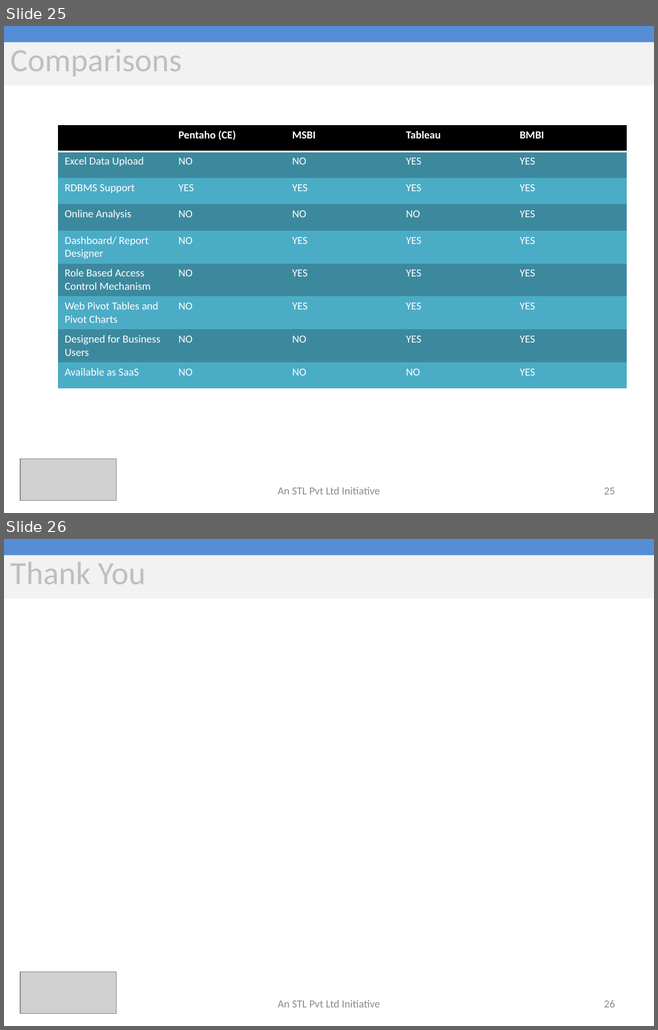
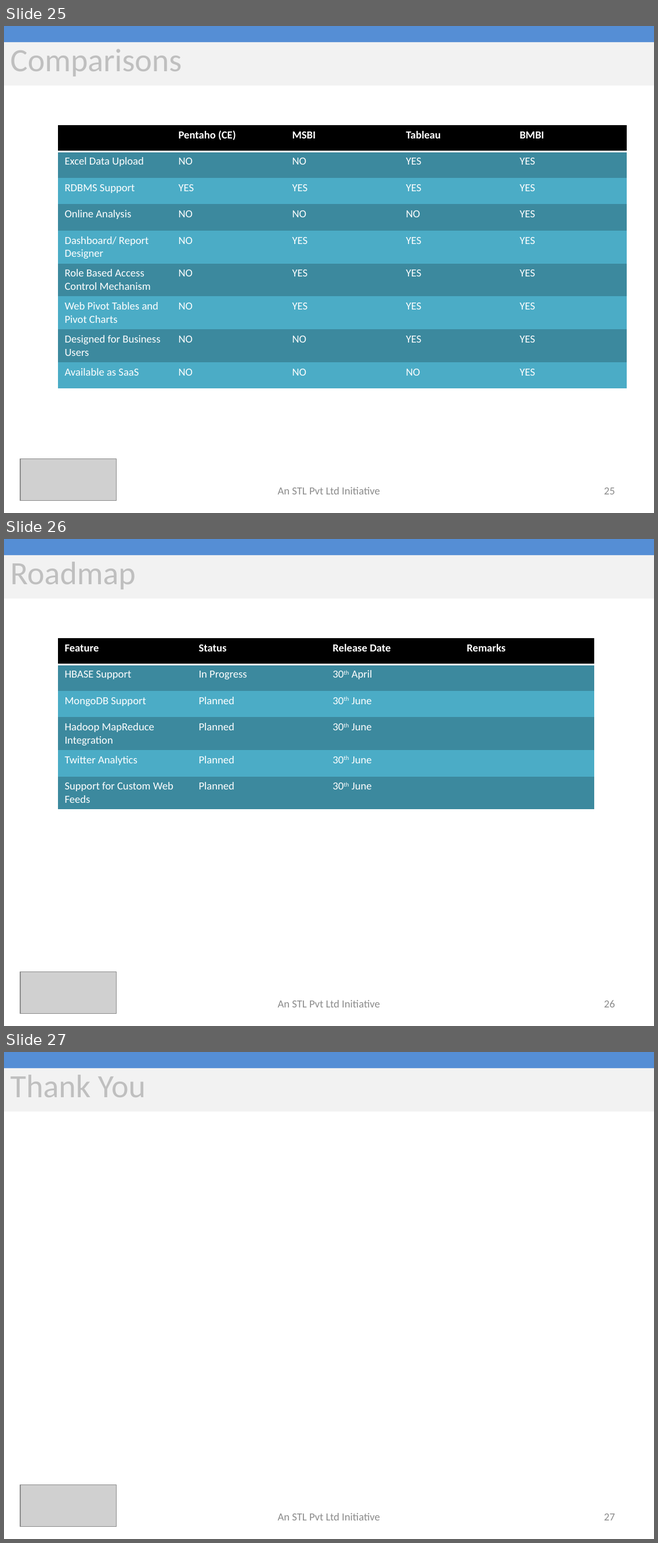
Before and after one commit to bmbi/BMBI, a slide deck: presentations/BMBI-ProductOverview.pptx. Shown one above the other, each under a label of ours: slides 25 and 26 before the commit, slides 25, 26 and 27 after it. The pictures are 658x1030 and 658x1543 pixels, drawn with LibreOffice and Linux fonts; fonts in the diff are those of the drawing; grey boxes stand for pictures. Boxes give left, top, right and bottom in pixels: in the first picture for what was removed or moved away, otherwise in the second. Text is boxed around its words. In the diff, an @@ line names an element or a change of style, - is before the commit and + after.

```diff
--- a/presentations/BMBI-ProductOverview.pptx
+++ b/presentations/BMBI-ProductOverview.pptx
@@ slide 26 added at (4,539,654,1026), background #FFFFFF @@
@@ rectangle added at (4,539,654,555), fill #558ED5 @@
@@ rectangle added at (4,555,654,599), fill #F2F2F2 @@
@@ rectangle added at (4,555,654,588), fill #F2F2F2, 36 pt, text #BFBFBF @@
+Roadmap
@@ table added at (58,638,593,809), 6 rows, 4 columns @@
+Feature | Status | Release Date | Remarks
+HBASE Support | In Progress | 30th April | 
+MongoDB Support | Planned | 30th June | 
+Hadoop MapReduce Integration | Planned | 30th June | 
+Twitter Analytics | Planned | 30th June | 
+Support for Custom Web Feeds | Planned | 30th June | 
@@ picture added at (20,972,117,1015) @@
@@ text added at (278,1000,380,1008), 12 pt, text #8C8C8C @@
+An STL Pvt Ltd Initiative
@@ page number added at (604,1000,615,1008), 12 pt, text #8C8C8C @@
+26
@@ what was slide 26 is now slide 27 @@
@@ page number at (604,1514,615,1521): text changed @@
-26
+27
```
Also in this commit, not shown: 18 slides changed.
